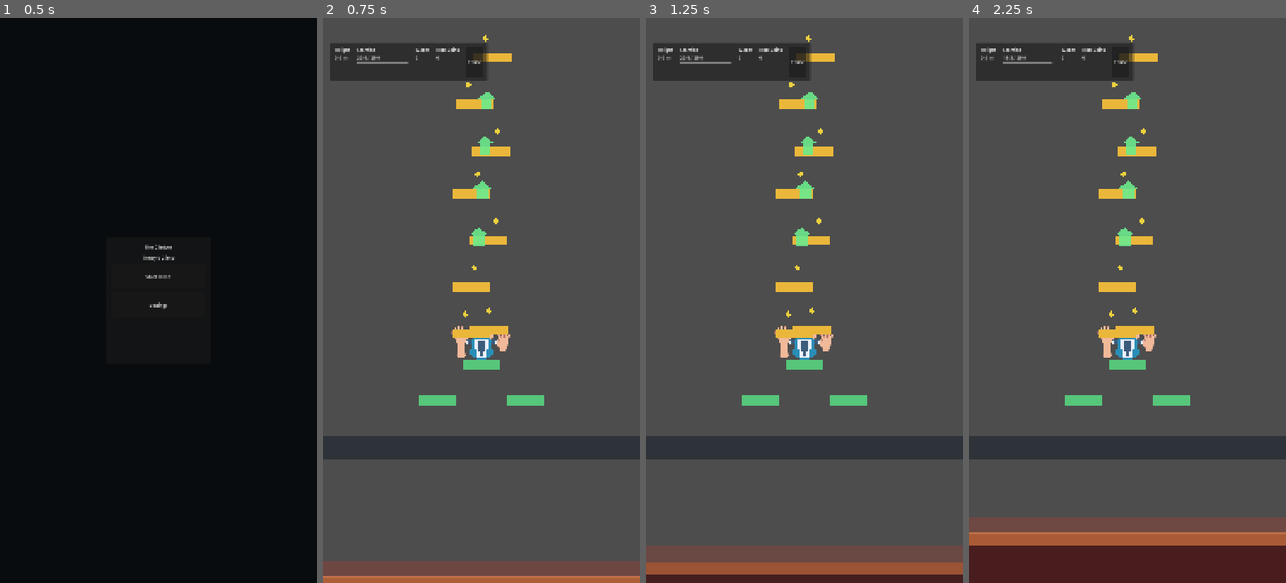
Above: before the commit, frames 1-4 (left to right).
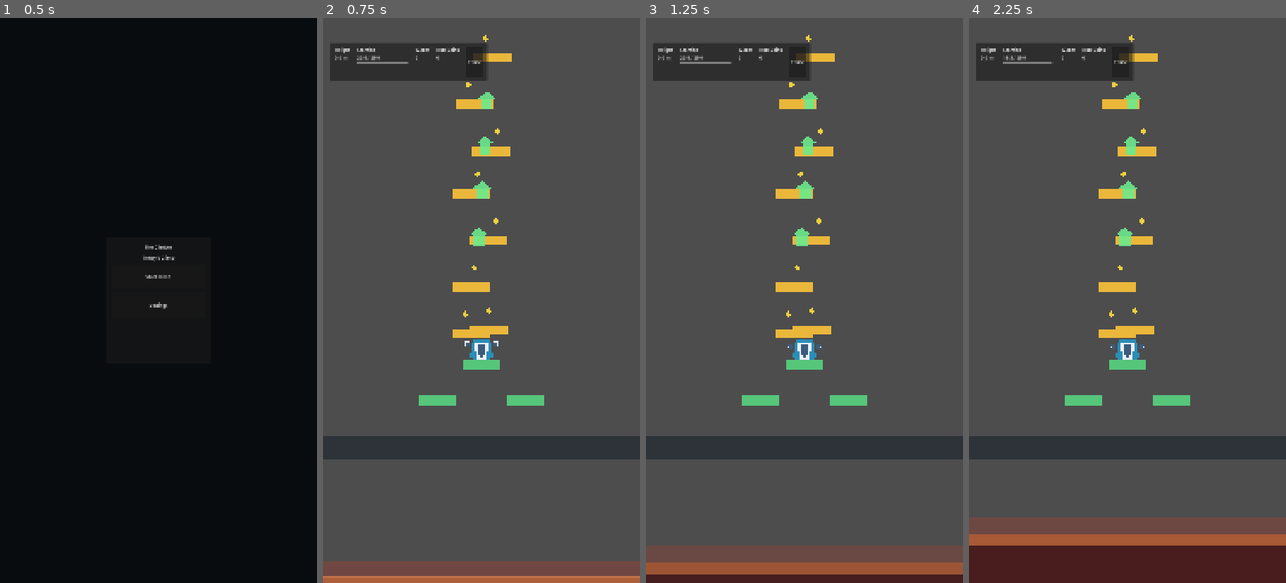
Above: after the commit, the same moments.

Repository: Khanh04/the-climber
Game: Godot game, scene res://scenes/main/main_menu_scene.tscn
The game is run twice, just before and just after one commit, with the same random seed, the same clock (stepped at 60 frames per second) and the same inputs.
Inputs (mouse positions are in pixels of both pictures, inside the frame that each line leads up to):
- Up to frame 1 (0.5 s): no input
- Up to frame 2 (0.75 s): click "Start Climb" at 0.5 s
- Up to frame 3 (1.25 s): no input
- Up to frame 4 (2.25 s): tap Enter at 1.25 s; move the mouse to (1197, 272) at 1.27 s; hold D (debug_right_grip) 1.28-2 s; hold Shift 1.28-2 s; click (1197, 272) at 1.42 s; drag from (1064, 328) to (1127, 571) at 2.02 s

Frame 1 is identical in both runs. In frame 2, 0.4% of the frame differs, in the area x 40-60%, y 54-61%; in frame 3, 0.4%; in frame 4, 0.8%, in the area x 0-100%, y 54-92%.

Commit message:
feat: Implement hand visual follow controller and enhance player character's hand visual management

Diff:
--- a/resources/config/climb_prototype_tuning.gd
+++ b/resources/config/climb_prototype_tuning.gd
@@ -22,6 +22,15 @@
 # Upward force that offsets gravity while attached.
 # Higher values reduce sag and falling; lower values make hanging heavier.
 @export var attached_gravity_compensation_force: float = 980.0
+# Speed at which hand visuals catch up to their visual target positions.
+# Higher values reduce visible lag; lower values make hands feel sloppier.
+@export var hand_visual_follow_speed_pixels_per_second: float = 240.0
+# Seconds of body velocity used to trail hand visuals behind the gameplay reach anchors.
+# Higher values exaggerate visual drag opposite the body's motion.
+@export var hand_visual_velocity_lag_seconds: float = 0.03
+# Maximum distance that body-velocity drag can pull a hand visual away from its visual rest offset.
+# Higher values allow more exaggerated trailing before the follow catches up.
+@export var hand_visual_max_lag_pixels: float = 18.0
 # Extra per-frame damping applied when both hands are attached.
 # Lower values lock the player down more; higher values keep two-hand movement livelier.
 @export var two_hand_velocity_damping: float = 0.90
@@ -49,6 +58,9 @@
         and grip_velocity_damping >= 0.0 \
         and grip_velocity_damping <= 1.0 \
         and attached_gravity_compensation_force >= 0.0 \
+        and hand_visual_follow_speed_pixels_per_second > 0.0 \
+        and hand_visual_velocity_lag_seconds >= 0.0 \
+        and hand_visual_max_lag_pixels >= 0.0 \
         and two_hand_velocity_damping >= 0.0 \
         and two_hand_velocity_damping <= 1.0 \
         and max_player_speed_pixels_per_second > 0.0 \
@@ -74,6 +86,9 @@
     Validation.require_condition(grip_pull_stiffness > 0.0, "Grip pull stiffness must be positive.")
     Validation.require_condition(grip_velocity_damping >= 0.0 and grip_velocity_damping <= 1.0, "Grip velocity damping must be between 0 and 1.")
     Validation.require_condition(attached_gravity_compensation_force >= 0.0, "Attached gravity compensation force cannot be negative.")
+    Validation.require_condition(hand_visual_follow_speed_pixels_per_second > 0.0, "Hand visual follow speed must be positive.")
+    Validation.require_condition(hand_visual_velocity_lag_seconds >= 0.0, "Hand visual velocity lag seconds cannot be negative.")
+    Validation.require_condition(hand_visual_max_lag_pixels >= 0.0, "Hand visual max lag pixels cannot be negative.")
     Validation.require_condition(two_hand_velocity_damping >= 0.0 and two_hand_velocity_damping <= 1.0, "Two-hand velocity damping must be between 0 and 1.")
     Validation.require_condition(max_player_speed_pixels_per_second > 0.0, "Max player speed must be positive.")
     Validation.require_condition(camera_player_lower_screen_offset_pixels >= 0.0, "Camera player lower-screen offset cannot be negative.")
--- a/scenes/player/player_character.gd
+++ b/scenes/player/player_character.gd
@@ -3,6 +3,7 @@
 
 const ClimbPrototypeFrameResultScript = preload("res://src/gameplay/player/climb_prototype_frame_result.gd")
 const ClimbPrototypeTuningScript = preload("res://resources/config/climb_prototype_tuning.gd")
+const HandVisualFollowControllerScript = preload("res://src/gameplay/player/hand_visual_follow_controller.gd")
 const HandAttachmentStateScript = preload("res://src/gameplay/player/hand_attachment_state.gd")
 const HandSideScript = preload("res://src/gameplay/player/hand_side.gd")
 const PlayerMotionControllerScript = preload("res://src/gameplay/player/player_motion_controller.gd")
@@ -15,8 +16,12 @@
 var _torso_bone: Bone2D
 var _player_body: RigidBody2D
 var _body_collision_shape: CollisionShape2D
+var _left_shoulder_socket: Marker2D
+var _right_shoulder_socket: Marker2D
 var _left_hand_anchor: Marker2D
 var _right_hand_anchor: Marker2D
+var _left_hand_visual_anchor: Marker2D
+var _right_hand_visual_anchor: Marker2D
 var _left_hand_cosmetic_root: Node2D
 var _right_hand_cosmetic_root: Node2D
 var _left_grip_joint_anchor: Marker2D
@@ -28,13 +33,24 @@
 var _debug_anchors: Node2D
 var _visual_root: Node2D
 var _cosmetic_visual_root: Node2D
+var _hand_visual_follow_controller: HandVisualFollowControllerScript
 var _motion_controller: PlayerMotionControllerScript
+var _left_hand_visual_offset_from_reach: Vector2 = Vector2.ZERO
+var _right_hand_visual_offset_from_reach: Vector2 = Vector2.ZERO
 var _physics_mode: int = 0
 
 func _ready() -> void:
 	_validate_required_state()
+	set_physics_process(true)
+	_hand_visual_follow_controller = HandVisualFollowControllerScript.new(climb_tuning)
 	_motion_controller = PlayerMotionControllerScript.new(climb_tuning)
+	_capture_hand_visual_offsets()
+	_reset_hand_visual_anchors()
 	_physics_mode = PlayerPhysicsModeScript.controlled_climb()
+
+func _physics_process(delta: float) -> void:
+	Validation.require_condition(_hand_visual_follow_controller != null, "PlayerCharacter requires a hand visual follow controller.")
+	_sync_hand_visual_anchors(delta)
 
 func set_climb_tuning(tuning: Resource) -> void:
 	Validation.require_condition(tuning != null, "PlayerCharacter requires climb tuning.")
@@ -42,7 +58,10 @@
 
 	climb_tuning = tuning
 	climb_tuning.assert_valid()
+	_hand_visual_follow_controller = HandVisualFollowControllerScript.new(climb_tuning)
 	_motion_controller = PlayerMotionControllerScript.new(climb_tuning)
+	if is_node_ready():
+		_reset_hand_visual_anchors()
 
 func apply_frame_motion(frame_result: RefCounted, attachment_state: RefCounted) -> void:
 	Validation.require_condition(frame_result != null, "PlayerCharacter requires a frame result.")
@@ -124,6 +143,7 @@
 	_player_body.global_position = global_position_value
 	_player_body.linear_velocity = Vector2.ZERO
 	_player_body.angular_velocity = 0.0
+	_reset_hand_visual_anchors()
 
 func get_physics_mode() -> int:
 	return _physics_mode
@@ -148,6 +168,18 @@
 
 func get_right_hand_anchor() -> Marker2D:
 	return _right_hand_anchor
+
+func get_left_shoulder_socket() -> Marker2D:
+	return _left_shoulder_socket
+
+func get_right_shoulder_socket() -> Marker2D:
+	return _right_shoulder_socket
+
+func get_left_hand_visual_anchor() -> Marker2D:
+	return _left_hand_visual_anchor
+
+func get_right_hand_visual_anchor() -> Marker2D:
+	return _right_hand_visual_anchor
 
 func get_left_hand_anchor_global_position() -> Vector2:
 	return _left_hand_anchor.global_position
@@ -202,10 +234,14 @@
 	_torso_bone = _require_bone_2d("BaseSkeleton/TorsoBone", "PlayerCharacter requires TorsoBone.")
 	_player_body = _require_rigid_body_2d("BaseSkeleton/PlayerBody", "PlayerCharacter requires PlayerBody.")
 	_body_collision_shape = _require_collision_shape_2d("BaseSkeleton/PlayerBody/BodyCollisionShape", "PlayerCharacter requires BodyCollisionShape.")
-	_left_hand_anchor = _require_marker_2d("BaseSkeleton/PlayerBody/LeftHandAnchor", "PlayerCharacter requires LeftHandAnchor.")
-	_right_hand_anchor = _require_marker_2d("BaseSkeleton/PlayerBody/RightHandAnchor", "PlayerCharacter requires RightHandAnchor.")
-	_left_hand_cosmetic_root = _require_node_2d("BaseSkeleton/PlayerBody/LeftHandAnchor/LeftHandCosmeticRoot", "PlayerCharacter requires LeftHandCosmeticRoot.")
-	_right_hand_cosmetic_root = _require_node_2d("BaseSkeleton/PlayerBody/RightHandAnchor/RightHandCosmeticRoot", "PlayerCharacter requires RightHandCosmeticRoot.")
+	_left_shoulder_socket = _require_marker_2d("BaseSkeleton/PlayerBody/LeftShoulderSocket", "PlayerCharacter requires LeftShoulderSocket.")
+	_right_shoulder_socket = _require_marker_2d("BaseSkeleton/PlayerBody/RightShoulderSocket", "PlayerCharacter requires RightShoulderSocket.")
+	_left_hand_anchor = _require_marker_2d("BaseSkeleton/PlayerBody/LeftShoulderSocket/LeftHandAnchor", "PlayerCharacter requires LeftHandAnchor.")
+	_right_hand_anchor = _require_marker_2d("BaseSkeleton/PlayerBody/RightShoulderSocket/RightHandAnchor", "PlayerCharacter requires RightHandAnchor.")
+	_left_hand_visual_anchor = _require_marker_2d("BaseSkeleton/PlayerBody/LeftShoulderSocket/LeftHandVisualAnchor", "PlayerCharacter requires LeftHandVisualAnchor.")
+	_right_hand_visual_anchor = _require_marker_2d("BaseSkeleton/PlayerBody/RightShoulderSocket/RightHandVisualAnchor", "PlayerCharacter requires RightHandVisualAnchor.")
+	_left_hand_cosmetic_root = _require_node_2d("BaseSkeleton/PlayerBody/LeftShoulderSocket/LeftHandVisualAnchor/LeftHandCosmeticRoot", "PlayerCharacter requires LeftHandCosmeticRoot.")
+	_right_hand_cosmetic_root = _require_node_2d("BaseSkeleton/PlayerBody/RightShoulderSocket/RightHandVisualAnchor/RightHandCosmeticRoot", "PlayerCharacter requires RightHandCosmeticRoot.")
 	_left_grip_joint_anchor = _require_marker_2d("GripJoints/LeftGripJointAnchor", "PlayerCharacter requires LeftGripJointAnchor.")
 	_right_grip_joint_anchor = _require_marker_2d("GripJoints/RightGripJointAnchor", "PlayerCharacter requires RightGripJointAnchor.")
 	_debug_anchors = _require_node_2d("DebugAnchors", "PlayerCharacter requires DebugAnchors.")
@@ -216,9 +252,40 @@
 	Validation.require_condition(_body_collision_shape.get_parent() == _player_body, "PlayerCharacter gameplay collision must belong to PlayerBody.")
 	Validation.require_condition(_player_body.get_parent() == _base_skeleton, "PlayerCharacter PlayerBody must belong to BaseSkeleton.")
 	Validation.require_condition(_torso_bone.get_parent() == _base_skeleton, "PlayerCharacter TorsoBone must belong to BaseSkeleton.")
-	Validation.require_condition(_left_hand_cosmetic_root.get_parent() == _left_hand_anchor, "PlayerCharacter LeftHandCosmeticRoot must belong to LeftHandAnchor.")
-	Validation.require_condition(_right_hand_cosmetic_root.get_parent() == _right_hand_anchor, "PlayerCharacter RightHandCosmeticRoot must belong to RightHandAnchor.")
+	Validation.require_condition(_left_shoulder_socket.get_parent() == _player_body, "PlayerCharacter LeftShoulderSocket must belong to PlayerBody.")
+	Validation.require_condition(_right_shoulder_socket.get_parent() == _player_body, "PlayerCharacter RightShoulderSocket must belong to PlayerBody.")
+	Validation.require_condition(_left_hand_anchor.get_parent() == _left_shoulder_socket, "PlayerCharacter LeftHandAnchor must belong to LeftShoulderSocket.")
+	Validation.require_condition(_right_hand_anchor.get_parent() == _right_shoulder_socket, "PlayerCharacter RightHandAnchor must belong to RightShoulderSocket.")
+	Validation.require_condition(_left_hand_visual_anchor.get_parent() == _left_shoulder_socket, "PlayerCharacter LeftHandVisualAnchor must belong to LeftShoulderSocket.")
+	Validation.require_condition(_right_hand_visual_anchor.get_parent() == _right_shoulder_socket, "PlayerCharacter RightHandVisualAnchor must belong to RightShoulderSocket.")
+	Validation.require_condition(_left_hand_cosmetic_root.get_parent() == _left_hand_visual_anchor, "PlayerCharacter LeftHandCosmeticRoot must belong to LeftHandVisualAnchor.")
+	Validation.require_condition(_right_hand_cosmetic_root.get_parent() == _right_hand_visual_anchor, "PlayerCharacter RightHandCosmeticRoot must belong to RightHandVisualAnchor.")
 	assert_visual_roots_physics_neutral()
+
+func _capture_hand_visual_offsets() -> void:
+	_left_hand_visual_offset_from_reach = _left_hand_visual_anchor.position - _left_hand_anchor.position
+	_right_hand_visual_offset_from_reach = _right_hand_visual_anchor.position - _right_hand_anchor.position
+
+func _reset_hand_visual_anchors() -> void:
+	_left_hand_visual_anchor.position = _left_hand_anchor.position + _left_hand_visual_offset_from_reach
+	_right_hand_visual_anchor.position = _right_hand_anchor.position + _right_hand_visual_offset_from_reach
+
+func _sync_hand_visual_anchors(delta: float) -> void:
+	var body_local_velocity: Vector2 = _player_body.to_local(_player_body.global_position + _player_body.linear_velocity)
+	_left_hand_visual_anchor.position = _hand_visual_follow_controller.calculate_next_local_position(
+		_left_hand_visual_anchor.position,
+		_left_hand_anchor.position,
+		_left_hand_visual_offset_from_reach,
+		body_local_velocity,
+		delta
+	)
+	_right_hand_visual_anchor.position = _hand_visual_follow_controller.calculate_next_local_position(
+		_right_hand_visual_anchor.position,
+		_right_hand_anchor.position,
+		_right_hand_visual_offset_from_reach,
+		body_local_velocity,
+		delta
+	)
 
 func _require_skeleton_2d(node_path: NodePath, message: String) -> Skeleton2D:
 	var node: Node = get_node_or_null(node_path)
--- a/scenes/player/player_character.tscn
+++ b/scenes/player/player_character.tscn
@@ -2,13 +2,13 @@
 
 [ext_resource type="Script" uid="uid://c4vbg2rpjp3c" path="res://scenes/player/player_character.gd" id="1_player"]
 [ext_resource type="Script" uid="uid://co0omgi88wjup" path="res://resources/config/climb_prototype_tuning.gd" id="2_climb"]
-[ext_resource type="Texture2D" uid="uid://r4pmwf8jo1f5" path="res://assets/art/hand.png" id="3_e1j0t"]
 
 [sub_resource type="Resource" id="Resource_climb"]
 script = ExtResource("2_climb")
 
-[sub_resource type="CircleShape2D" id="CircleShape2D_body"]
-radius = 36.0
+[sub_resource type="CapsuleShape2D" id="CapsuleShape2D_body"]
+radius = 26.0
+height = 52.0
 
 [node name="PlayerCharacter" type="Node2D" unique_id=48877475]
 script = ExtResource("1_player")
@@ -36,27 +36,41 @@
 
 [node name="BodyCollisionShape" type="CollisionShape2D" parent="BaseSkeleton/PlayerBody" unique_id=1186239048]
 unique_name_in_owner = true
-shape = SubResource("CircleShape2D_body")
+shape = SubResource("CapsuleShape2D_body")
 
-[node name="LeftHandAnchor" type="Marker2D" parent="BaseSkeleton/PlayerBody" unique_id=1925185113]
+[node name="LeftShoulderSocket" type="Marker2D" parent="BaseSkeleton/PlayerBody" unique_id=1925185113]
 unique_name_in_owner = true
-position = Vector2(-42, -24)
+position = Vector2(-18, -34)
 
-[node name="LeftHandCosmeticRoot" type="Node2D" parent="BaseSkeleton/PlayerBody/LeftHandAnchor" unique_id=862418928]
+[node name="LeftHandAnchor" type="Marker2D" parent="BaseSkeleton/PlayerBody/LeftShoulderSocket" unique_id=998621111]
+unique_name_in_owner = true
+position = Vector2(-24, 10)
+
+[node name="LeftHandVisualAnchor" type="Marker2D" parent="BaseSkeleton/PlayerBody/LeftShoulderSocket" unique_id=998621112]
+unique_name_in_owner = true
+position = Vector2(-30, 14)
+
+[node name="LeftHandCosmeticRoot" type="Node2D" parent="BaseSkeleton/PlayerBody/LeftShoulderSocket/LeftHandVisualAnchor" unique_id=862418928]
 unique_name_in_owner = true
 
-[node name="LeftHandVisual" type="Sprite2D" parent="BaseSkeleton/PlayerBody/LeftHandAnchor/LeftHandCosmeticRoot" unique_id=1625410914]
-texture = ExtResource("3_e1j0t")
+[node name="LeftHandVisual" type="Sprite2D" parent="BaseSkeleton/PlayerBody/LeftShoulderSocket/LeftHandVisualAnchor/LeftHandCosmeticRoot" unique_id=1625410914]
 
-[node name="RightHandAnchor" type="Marker2D" parent="BaseSkeleton/PlayerBody" unique_id=1904973315]
+[node name="RightShoulderSocket" type="Marker2D" parent="BaseSkeleton/PlayerBody" unique_id=1904973315]
 unique_name_in_owner = true
-position = Vector2(42, -24)
+position = Vector2(18, -34)
 
-[node name="RightHandCosmeticRoot" type="Node2D" parent="BaseSkeleton/PlayerBody/RightHandAnchor" unique_id=901338481]
+[node name="RightHandAnchor" type="Marker2D" parent="BaseSkeleton/PlayerBody/RightShoulderSocket" unique_id=998621113]
+unique_name_in_owner = true
+position = Vector2(24, 10)
+
+[node name="RightHandVisualAnchor" type="Marker2D" parent="BaseSkeleton/PlayerBody/RightShoulderSocket" unique_id=998621114]
+unique_name_in_owner = true
+position = Vector2(30, 14)
+
+[node name="RightHandCosmeticRoot" type="Node2D" parent="BaseSkeleton/PlayerBody/RightShoulderSocket/RightHandVisualAnchor" unique_id=901338481]
 unique_name_in_owner = true
 
-[node name="RightHandVisual" type="Sprite2D" parent="BaseSkeleton/PlayerBody/RightHandAnchor/RightHandCosmeticRoot" unique_id=2123890837]
-texture = ExtResource("3_e1j0t")
+[node name="RightHandVisual" type="Sprite2D" parent="BaseSkeleton/PlayerBody/RightShoulderSocket/RightHandVisualAnchor/RightHandCosmeticRoot" unique_id=2123890837]
 
 [node name="VisualRoot" type="Node2D" parent="BaseSkeleton/PlayerBody" unique_id=1112647151]
 unique_name_in_owner = true
--- /dev/null
+++ b/src/gameplay/player/hand_visual_follow_controller.gd
@@ -0,0 +1,46 @@
+class_name HandVisualFollowController
+extends RefCounted
+
+const ClimbPrototypeTuningScript = preload("res://resources/config/climb_prototype_tuning.gd")
+
+var _tuning: ClimbPrototypeTuningScript
+
+func _init(tuning: Resource) -> void:
+	Validation.require_condition(tuning != null, "HandVisualFollowController requires climb tuning.")
+	Validation.require_condition(tuning is ClimbPrototypeTuningScript, "HandVisualFollowController requires climb prototype tuning implementation.")
+
+	_tuning = tuning
+	_tuning.assert_valid()
+
+func calculate_target_local_position(
+	hand_anchor_local_position: Vector2,
+	visual_offset_from_reach: Vector2,
+	body_local_velocity: Vector2
+) -> Vector2:
+	var velocity_trail: Vector2 = -body_local_velocity * _tuning.hand_visual_velocity_lag_seconds
+	if velocity_trail.length() > _tuning.hand_visual_max_lag_pixels:
+		velocity_trail = velocity_trail.normalized() * _tuning.hand_visual_max_lag_pixels
+
+	return hand_anchor_local_position + visual_offset_from_reach + velocity_trail
+
+func calculate_next_local_position(
+	current_visual_local_position: Vector2,
+	hand_anchor_local_position: Vector2,
+	visual_offset_from_reach: Vector2,
+	body_local_velocity: Vector2,
+	delta_seconds: float
+) -> Vector2:
+	Validation.require_condition(delta_seconds >= 0.0, "HandVisualFollowController delta seconds cannot be negative.")
+
+	var target_local_position: Vector2 = calculate_target_local_position(
+		hand_anchor_local_position,
+		visual_offset_from_reach,
+		body_local_velocity
+	)
+	if delta_seconds == 0.0:
+		return current_visual_local_position
+
+	return current_visual_local_position.move_toward(
+		target_local_position,
+		_tuning.hand_visual_follow_speed_pixels_per_second * delta_seconds
+	)
--- a/tests/scene/test_player_character_scene.gd
+++ b/tests/scene/test_player_character_scene.gd
@@ -16,8 +16,12 @@
     assert_not_null(player.get_node_or_null("BaseSkeleton/TorsoBone"))
     assert_not_null(player.get_player_body())
     assert_not_null(player.get_body_collision_shape())
+    assert_not_null(player.get_left_shoulder_socket())
+    assert_not_null(player.get_right_shoulder_socket())
     assert_not_null(player.get_left_hand_anchor())
     assert_not_null(player.get_right_hand_anchor())
+    assert_not_null(player.get_left_hand_visual_anchor())
+    assert_not_null(player.get_right_hand_visual_anchor())
     assert_not_null(player.get_left_hand_cosmetic_root())
     assert_not_null(player.get_right_hand_cosmetic_root())
     assert_not_null(player.get_left_grip_joint_anchor())
@@ -34,6 +38,7 @@
     assert_true(body.get_parent() is Skeleton2D)
     assert_eq(collision_shape.get_parent(), body)
     assert_not_null(collision_shape.shape)
+    assert_true(collision_shape.shape is CapsuleShape2D)
 
 func test_player_character_visual_roots_are_physics_neutral() -> void:
     var player: PlayerCharacterScript = await _instantiate_player()
@@ -55,17 +60,23 @@
     assert_eq(body.collision_mask, starting_collision_mask)
     assert_eq(player.get_body_collision_shape().shape, starting_collision_shape)
 
-func test_player_character_hand_cosmetic_roots_follow_hand_anchors() -> void:
-    var player: PlayerCharacterScript = await _instantiate_player()
-    var left_placeholder: Node2D = player.get_node("BaseSkeleton/PlayerBody/LeftHandAnchor/LeftHandCosmeticRoot/LeftHandVisual") as Node2D
-    var right_placeholder: Node2D = player.get_node("BaseSkeleton/PlayerBody/RightHandAnchor/RightHandCosmeticRoot/RightHandVisual") as Node2D
-
-    assert_eq(player.get_left_hand_cosmetic_root().get_parent(), player.get_left_hand_anchor())
-    assert_eq(player.get_right_hand_cosmetic_root().get_parent(), player.get_right_hand_anchor())
+func test_player_character_hand_geometry_separates_reach_and_visual_anchors() -> void:
+    var player: PlayerCharacterScript = await _instantiate_player()
+    var left_placeholder: Node2D = player.get_node("BaseSkeleton/PlayerBody/LeftShoulderSocket/LeftHandVisualAnchor/LeftHandCosmeticRoot/LeftHandVisual") as Node2D
+    var right_placeholder: Node2D = player.get_node("BaseSkeleton/PlayerBody/RightShoulderSocket/RightHandVisualAnchor/RightHandCosmeticRoot/RightHandVisual") as Node2D
+
+    assert_eq(player.get_left_hand_anchor().get_parent(), player.get_left_shoulder_socket())
+    assert_eq(player.get_right_hand_anchor().get_parent(), player.get_right_shoulder_socket())
+    assert_eq(player.get_left_hand_visual_anchor().get_parent(), player.get_left_shoulder_socket())
+    assert_eq(player.get_right_hand_visual_anchor().get_parent(), player.get_right_shoulder_socket())
+    assert_eq(player.get_left_hand_cosmetic_root().get_parent(), player.get_left_hand_visual_anchor())
+    assert_eq(player.get_right_hand_cosmetic_root().get_parent(), player.get_right_hand_visual_anchor())
     assert_not_null(left_placeholder)
     assert_not_null(right_placeholder)
     assert_eq(left_placeholder.get_parent(), player.get_left_hand_cosmetic_root())
     assert_eq(right_placeholder.get_parent(), player.get_right_hand_cosmetic_root())
+    assert_ne(player.get_left_hand_anchor().position, player.get_left_hand_visual_anchor().position)
+    assert_ne(player.get_right_hand_anchor().position, player.get_right_hand_visual_anchor().position)
 
     var left_visual := Polygon2D.new()
     left_visual.name = &"LeftHandCosmeticTest"
@@ -78,6 +89,24 @@
     player.get_right_hand_cosmetic_root().add_child(right_visual)
 
     player.assert_visual_roots_physics_neutral()
+
+func test_player_character_visual_hand_anchors_lag_behind_body_velocity() -> void:
+    var player: PlayerCharacterScript = await _instantiate_player()
+    var left_visual_anchor: Marker2D = player.get_left_hand_visual_anchor()
+    var starting_position: Vector2 = left_visual_anchor.position
+
+    player.set_body_linear_velocity(Vector2(300.0, 0.0))
+    player._physics_process(1.0 / 60.0)
+
+    var lagged_position: Vector2 = left_visual_anchor.position
+
+    assert_lt(lagged_position.x, starting_position.x)
+    assert_eq(lagged_position.y, starting_position.y)
+
+    player.set_body_linear_velocity(Vector2.ZERO)
+    player._physics_process(1.0 / 60.0)
+
+    assert_gt(left_visual_anchor.position.x, lagged_position.x)
 
 func test_player_cosmetic_applicator_adds_visuals_without_changing_physics() -> void:
     var player: PlayerCharacterScript = await _instantiate_player()
--- /dev/null
+++ b/tests/unit/test_hand_visual_follow_controller.gd
@@ -0,0 +1,35 @@
+extends GutTest
+
+const ClimbPrototypeTuningScript = preload("res://resources/config/climb_prototype_tuning.gd")
+const HandVisualFollowControllerScript = preload("res://src/gameplay/player/hand_visual_follow_controller.gd")
+
+func test_follow_controller_calculates_velocity_trailed_target_local_position() -> void:
+    var tuning := ClimbPrototypeTuningScript.new()
+    tuning.hand_visual_velocity_lag_seconds = 0.05
+    tuning.hand_visual_max_lag_pixels = 10.0
+    var controller := HandVisualFollowControllerScript.new(tuning)
+
+    var target_local_position: Vector2 = controller.calculate_target_local_position(
+        Vector2(-24.0, 10.0),
+        Vector2(-8.0, 4.0),
+        Vector2(400.0, 0.0)
+    )
+
+    assert_eq(target_local_position, Vector2(-42.0, 14.0))
+
+func test_follow_controller_moves_visual_anchor_toward_trailed_target() -> void:
+    var tuning := ClimbPrototypeTuningScript.new()
+    tuning.hand_visual_follow_speed_pixels_per_second = 20.0
+    tuning.hand_visual_velocity_lag_seconds = 0.05
+    tuning.hand_visual_max_lag_pixels = 10.0
+    var controller := HandVisualFollowControllerScript.new(tuning)
+
+    var next_local_position: Vector2 = controller.calculate_next_local_position(
+        Vector2(-32.0, 14.0),
+        Vector2(-24.0, 10.0),
+        Vector2(-8.0, 4.0),
+        Vector2(400.0, 0.0),
+        0.25
+    )
+
+    assert_eq(next_local_position, Vector2(-37.0, 14.0))
Not shown, added: src/gameplay/player/hand_visual_follow_controller.gd.uid
Not shown, added: tests/unit/test_hand_visual_follow_controller.gd.uid
